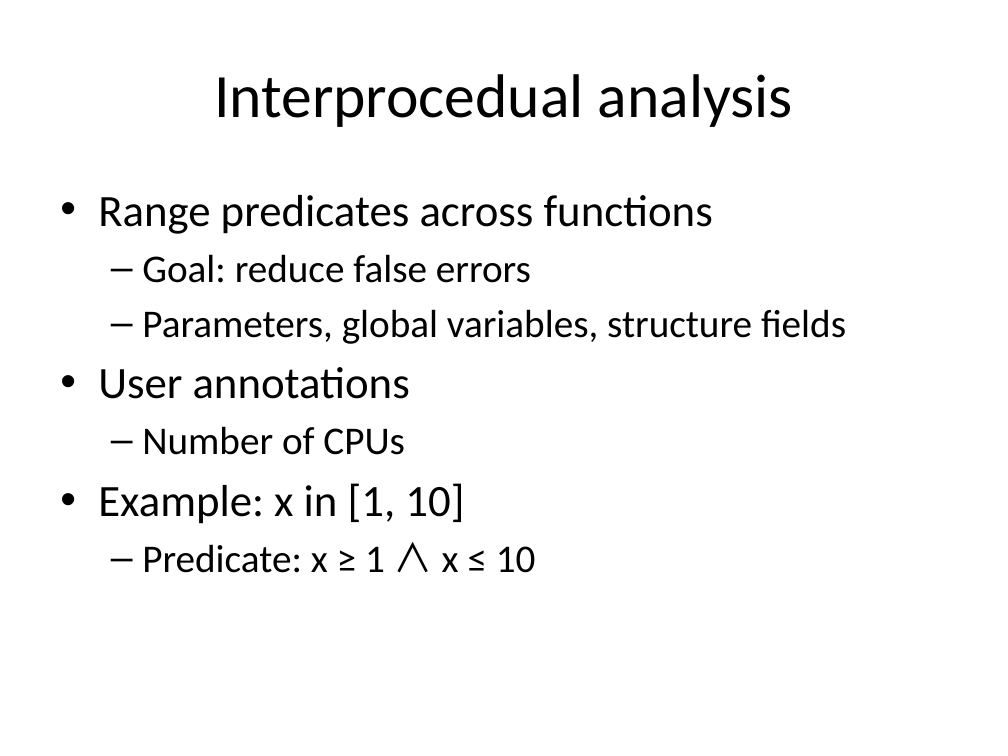
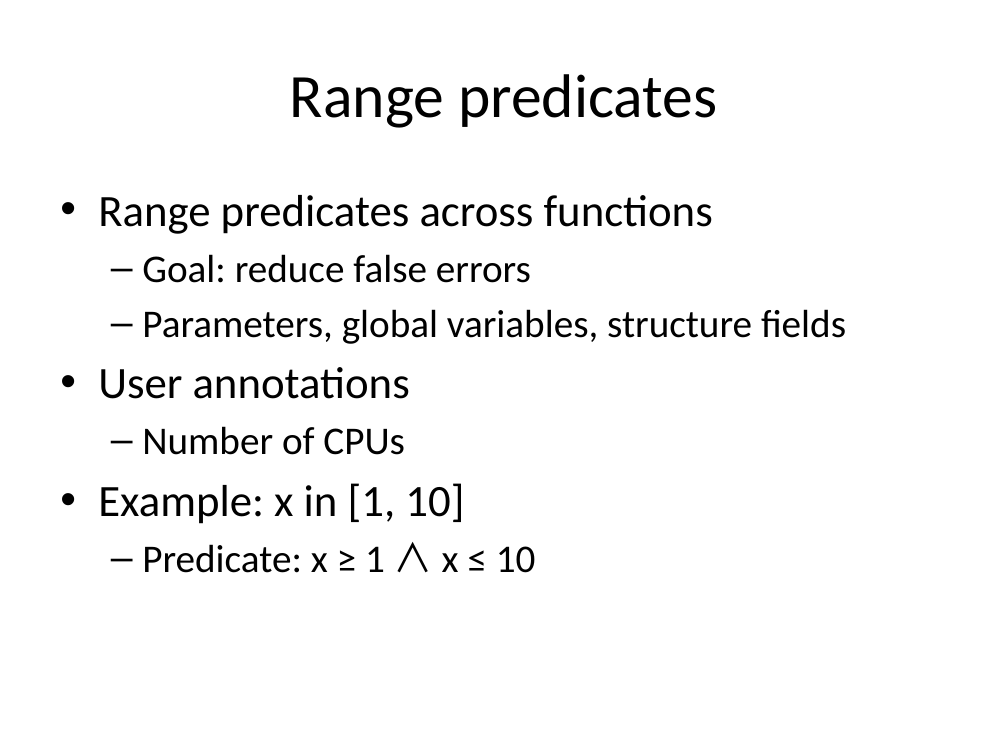
Before and after one commit to jiazhihao/6857, a slide deck: slide 17 of slides/kint.pptx (slide 16 before the commit). Drawn at 1008x756 pixels with LibreOffice and Linux fonts; fonts in the diff are those of the drawing. Boxes give left, top, right and bottom in pixels: in the first picture for what was removed or moved away, otherwise in the second. Text is boxed around its words. In the diff, an @@ line names an element or a change of style, - is before the commit and + after.

```diff
--- a/slides/kint.pptx
+++ b/slides/kint.pptx
@@ title at box(290, 74, 717, 128): text changed @@
-Interprocedual analysis
+Range predicates
```
Also in this commit, not shown: 26 other slides changed, 1 slide removed.
